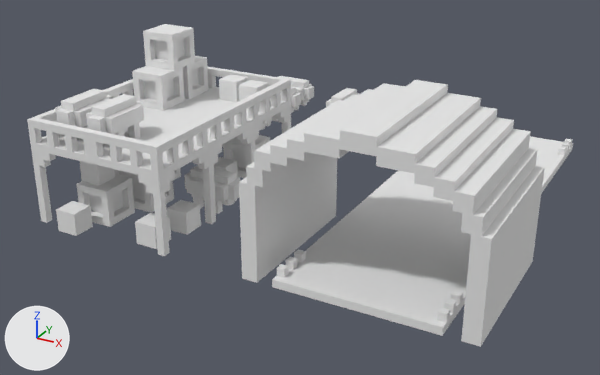
An edit to the OBJ model Godot/tanks-of-freedom-ii/assets/buildings/red/airfield.obj, drawn before and after from the same camera.
Before and after are seen from a 50 mm lens placed at (4.67, -9.95, 4.77), pointed at (-0.41, -0.7, 0.14). The lights are fixed; the arrows at lower left show +X, +Y and +Z. Where no turn or scale is listed for an object, it has been applied to the vertices.

The first picture shows 'Untitled'.
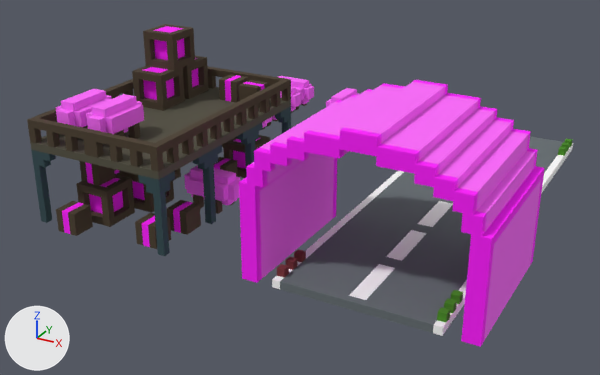
What differs and where, as boxes (x1, y1, x2, y2) in the pictures (600 x 375 px):
'Untitled', surface changed: (27, 24, 573, 347) in both

Diff of the bpy script that builds the scene:
```diff
--- a/Godot/tanks-of-freedom-ii/assets/buildings/red/airfield.obj.py
+++ b/Godot/tanks-of-freedom-ii/assets/buildings/red/airfield.obj.py
@@ img_airfield_png @@
+img_airfield_png = load_image('airfield.png', 'airfield.png', 256, 1, 'sRGB')
@@ mat_palette @@
 mat_palette = principled_material('palette')
-mat_palette.base_color = (0.8, 0.8, 0.8)  # white #e7e7e7
+mat_palette.texture = img_airfield_png
 mat_palette.roughness = 1.0
```
